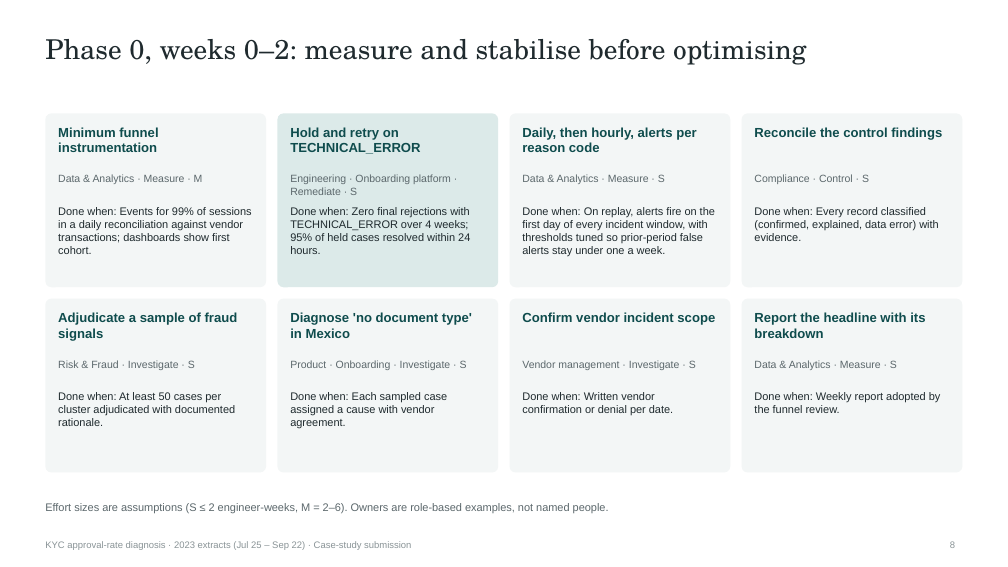
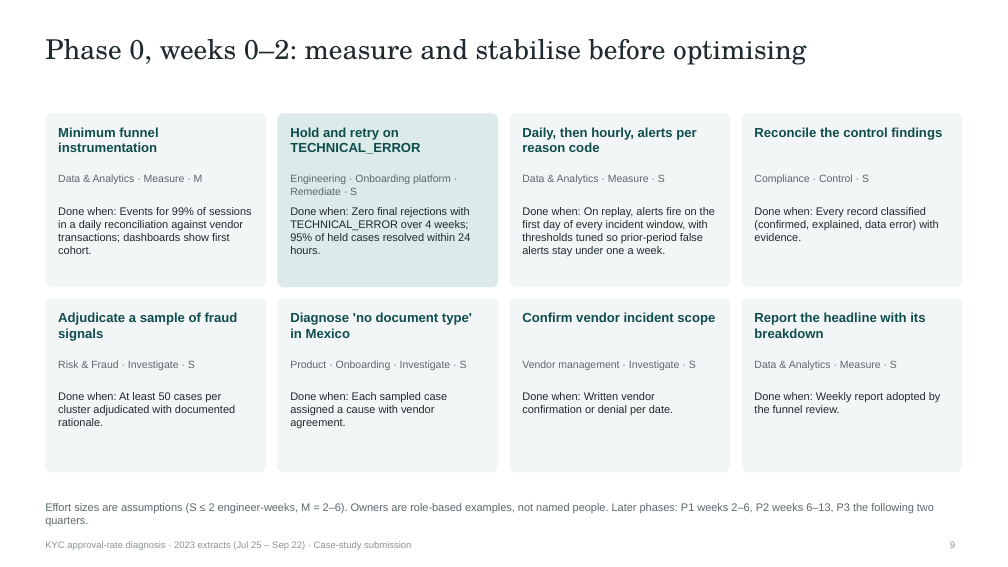
Before and after one commit to prosolkin/arq-kyc, a slide deck: slide 9 of analysis/export/kyc-approval-deck.pptx (slide 8 before the commit). Drawn at 1008x567 pixels with LibreOffice and Linux fonts; fonts in the diff are those of the drawing. Boxes give left, top, right and bottom in pixels: in the first picture for what was removed or moved away, otherwise in the second. Text is boxed around its words. In the diff, an @@ line names an element or a change of style, - is before the commit and + after.

```diff
--- a/analysis/export/kyc-approval-deck.pptx
+++ b/analysis/export/kyc-approval-deck.pptx
@@ text at (45, 503, 934, 526): text changed @@
-Effort sizes are assumptions (S ≤ 2 engineer-weeks, M = 2–6). Owners are role-based examples, not named people.
+Effort sizes are assumptions (S ≤ 2 engineer-weeks, M = 2–6). Owners are role-based examples, not named people. Later phases: P1 weeks 2–6, P2 weeks 6–13, P3 the following two quarters.
```
Also in this commit, not shown: 4 other slides changed, 1 slide added, 1 slide removed, 20 other files.
